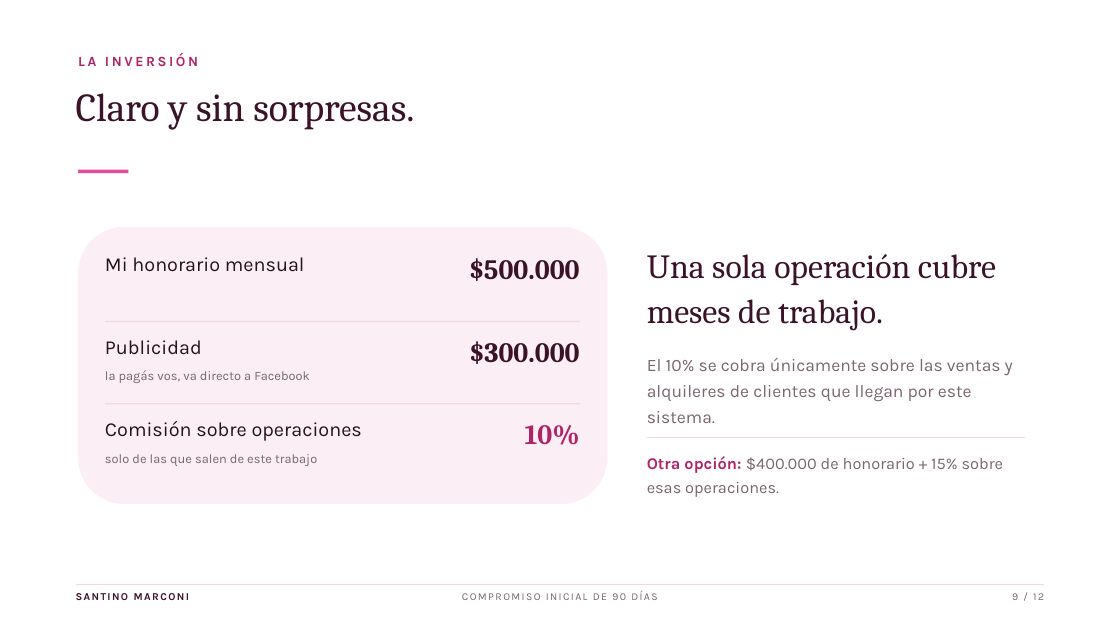
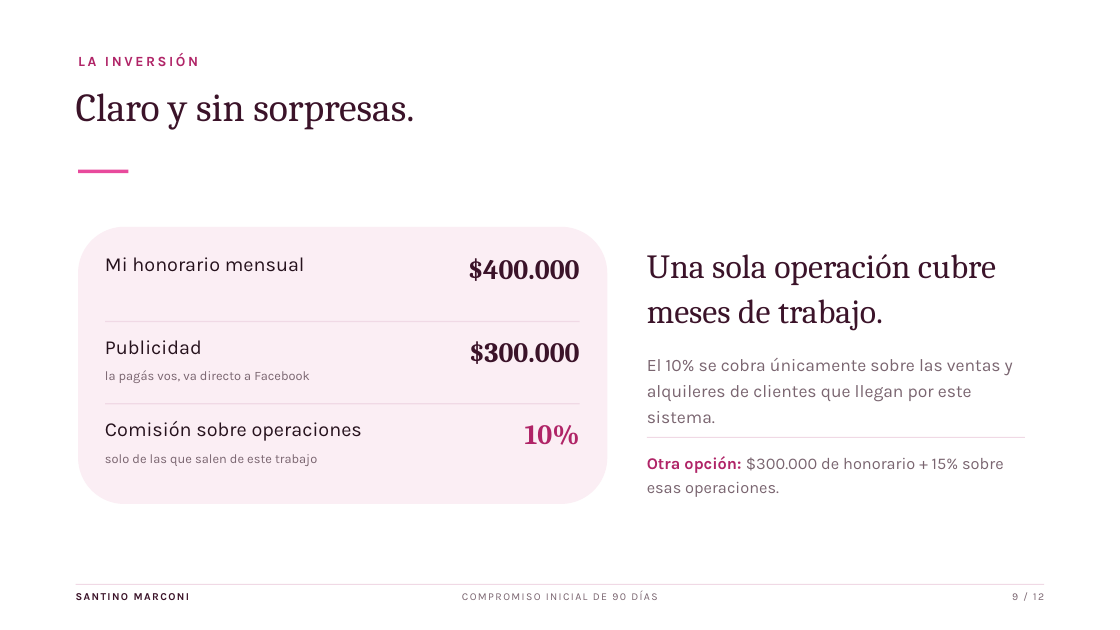
Before and after one commit to mp3santino/propuesta-lucrecia-moreno, a slide deck: slide 9 of propuesta-lucrecia-moreno.pptx. Drawn at 1120x630 pixels with LibreOffice and Linux fonts; fonts in the diff are those of the drawing. Boxes give left, top, right and bottom in pixels: in the first picture for what was removed or moved away, otherwise in the second. Text is boxed around its words. In the diff, an @@ line names an element or a change of style, - is before the commit and + after.

```diff
--- a/propuesta-lucrecia-moreno.pptx
+++ b/propuesta-lucrecia-moreno.pptx
@@ text at [468,258,580,281]: text changed @@
-$500.000
+$400.000
@@ text at [647,456,1004,497]: text changed @@
-Otra opción: $400.000 de honorario + 15% sobre esas operaciones.
+Otra opción: $300.000 de honorario + 15% sobre esas operaciones.
```
Also in this commit, not shown: 2 other files.
